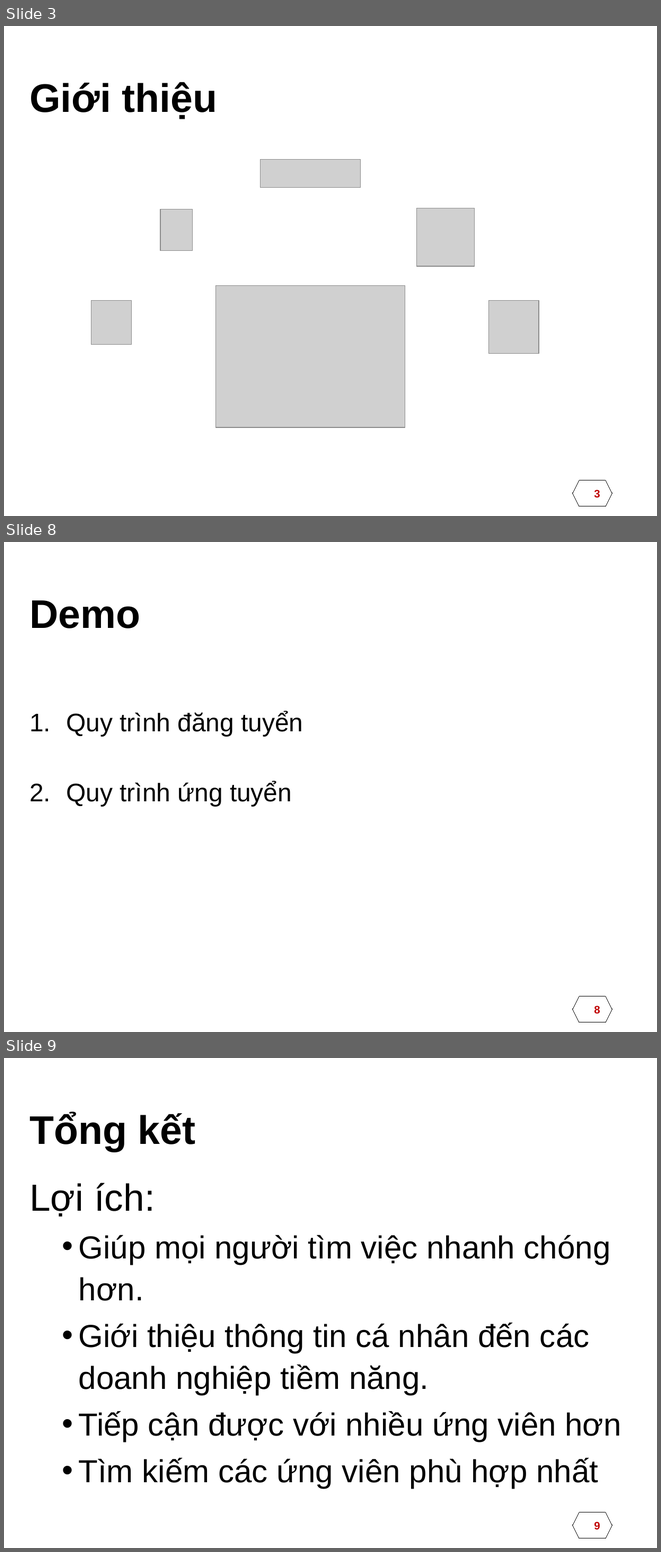
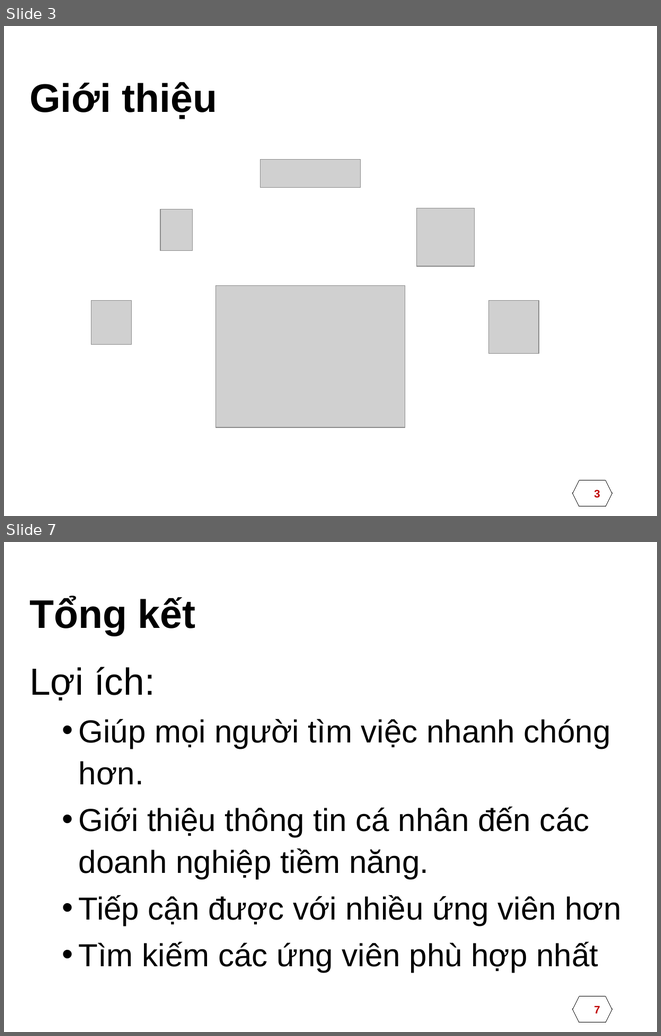
Before and after one commit to huytd-it/itconnect.pw, a slide deck: documents/DATN.pptx. Shown one above the other, each under a label of ours: slides 3, 8 and 9 before the commit, slides 3 and 7 after it; the slides between them are not shown. The pictures are 661x1552 and 661x1036 pixels, drawn with LibreOffice and Linux fonts; fonts in the diff are those of the drawing; grey boxes stand for pictures; background and template pictures are left out. Boxes give left, top, right and bottom in pixels: in the first picture for what was removed or moved away, otherwise in the second. Text is boxed around its words. In the diff, an @@ line names an element or a change of style, - is before the commit and + after.

```diff
--- a/documents/DATN.pptx
+++ b/documents/DATN.pptx
@@ slide 8 removed at [4, 542, 657, 1032], background picture (left out) @@
@@ title removed at [29, 600, 140, 628] @@
-Demo
@@ text removed at [67, 711, 303, 806] @@
-1. Quy trình đăng tuyển
-2. Quy trình ứng tuyển
@@ page number removed at [573, 996, 612, 1022] @@
-8
@@ what was slide 9 is now slide 7 @@
@@ page number at [594, 1006, 600, 1013]: text changed @@
-9
+7
```
Also in this commit, not shown: 4 slides changed, 1 slide added, 2 other slides removed, 25 other files.
